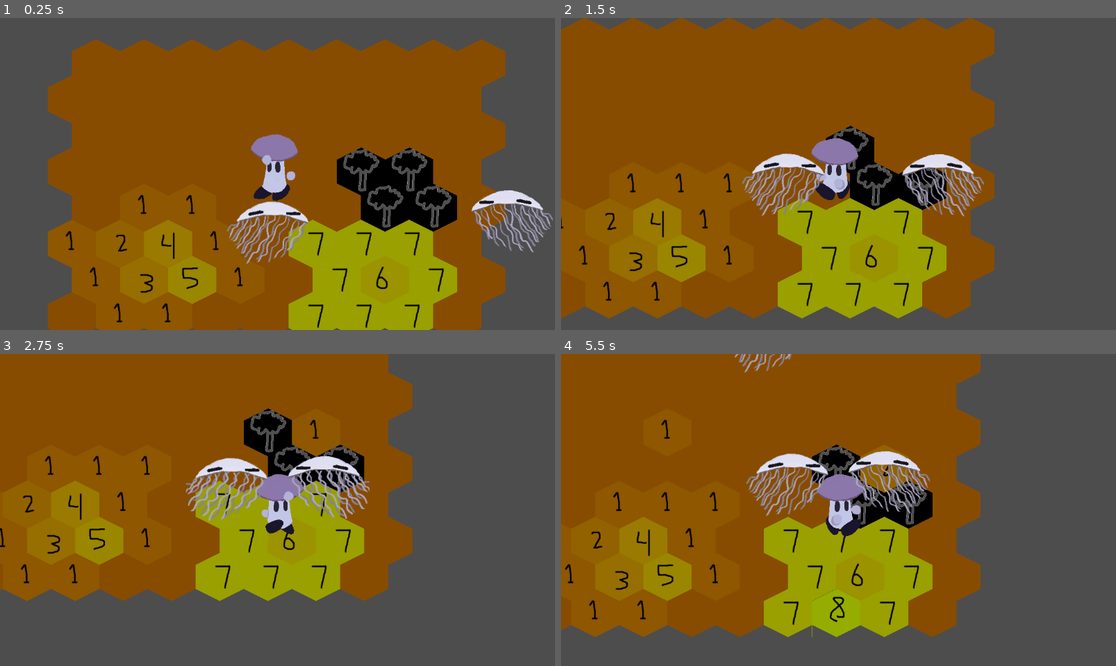
Above: before the commit, frames 1-4 (two rows, left to right).
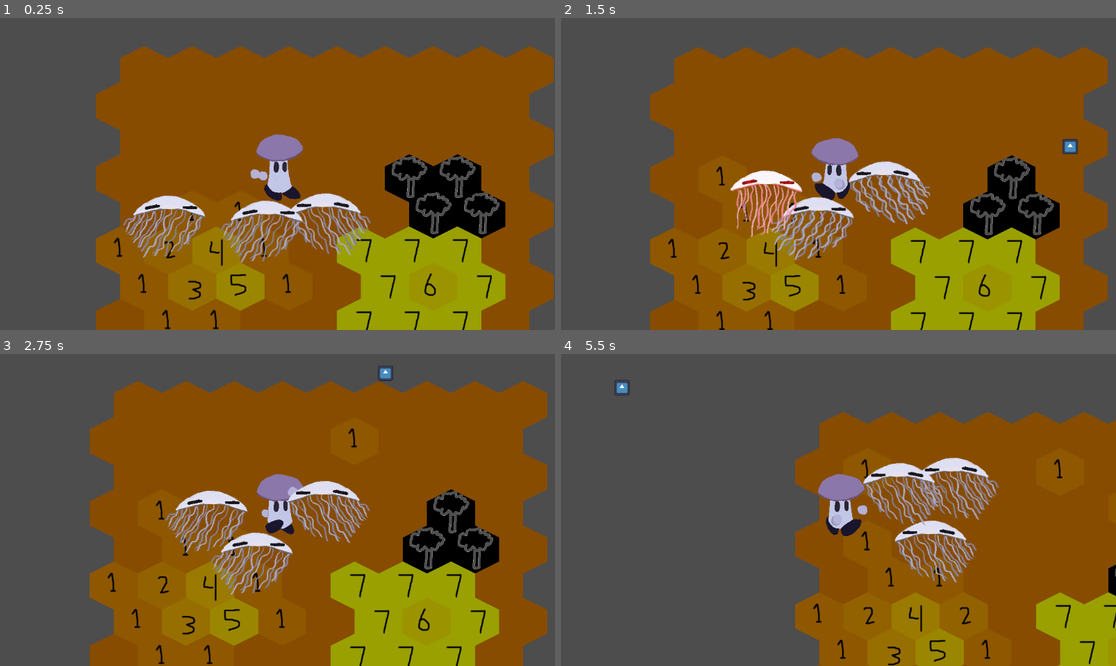
Above: after the commit, the same moments.

Repository: VideoJams/PixelGameJam2025
Game: Godot game, scene res://scenes/world.tscn
Same seed, same stepped clock (60 frames per second), same inputs: the game is played once before the commit and once after it. The engine's default icon, where the game draws it, is replaced by a stand-in: a white triangle on a blue panel in a dark square.
Inputs (mouse positions are in pixels of both pictures, inside the frame that each line leads up to):
- Up to frame 1 (0.25 s): no input
- Up to frame 2 (1.5 s): move the mouse to (960, 158) at 0.52 s; hold D (right) 0.53-1.28 s; click (960, 158) at 0.6 s; move the mouse to (727, 189) at 1.27 s; hold S (down) from 1.28 s (still down); click (727, 189) at 1.35 s
- Up to frame 3 (2.75 s): move the mouse to (333, 441) at 2.02 s; release S (down) at 2.03 s; hold D (right) from 2.03 s (still down); click (333, 441) at 2.1 s
- Up to frame 4 (5.5 s): move the mouse to (810, 572) at 2.77 s; release D (right) at 2.78 s; hold W (up) 2.78-3.53 s; click (810, 572) at 2.85 s; move the mouse to (1005, 556) at 3.52 s; hold A (left) 3.53-5.03 s; click (1005, 556) at 3.6 s; move the mouse to (672, 463) at 4.27 s; click (672, 463) at 4.35 s; move the mouse to (866, 510) at 5.02 s; hold S (down) from 5.03 s (still down); click (866, 510) at 5.1 s

The runs differ from the first frame. In frame 1, 36% of the frame differs, in the area x 8-100%, y 6-100%; in frame 2, 63%; in frame 3, 68%; in frame 4, 82%, in the area x 0-100%, y 0-100%.

Commit message:
enemy state machine, can kill/damage them

Diff:
--- a/Scenes/enemy.tscn
+++ b/Scenes/enemy.tscn
@@ -8,3 +8,5 @@
 [node name="AnimatedSprite2D" type="AnimatedSprite2D" parent="."]
 
 [node name="CollisionShape2D" type="CollisionShape2D" parent="."]
+
+[connection signal="animation_finished" from="AnimatedSprite2D" to="." method="_on_animated_sprite_2d_animation_finished"]
--- a/Scenes/floater.tscn
+++ b/Scenes/floater.tscn
@@ -1,12 +1,38 @@
-[gd_scene load_steps=7 format=3 uid="uid://wt4yof7mqoyk"]
+[gd_scene load_steps=13 format=3 uid="uid://wt4yof7mqoyk"]
 
 [ext_resource type="PackedScene" uid="uid://er64geh448yl" path="res://Scenes/enemy.tscn" id="1_7658v"]
 [ext_resource type="Script" uid="uid://dld2tlivxdduc" path="res://Scripts/floater.gd" id="2_qt4hv"]
+[ext_resource type="Texture2D" uid="uid://djnjuftevggih" path="res://Assets/Enemies/Shooter/ShooterDeath1.png" id="3_bxlf7"]
 [ext_resource type="Texture2D" uid="uid://cei03f8ioymlt" path="res://Assets/Enemies/Floater/FloatyMove1.png" id="3_xqj1n"]
+[ext_resource type="Texture2D" uid="uid://byiu3408dqmkd" path="res://Assets/Enemies/Shooter/ShooterDeath2.png" id="4_l8orq"]
 [ext_resource type="Texture2D" uid="uid://dmuqwe4ci3vxo" path="res://Assets/Enemies/Floater/FloatyMove2.png" id="4_pd32t"]
+[ext_resource type="Texture2D" uid="uid://bfpuyfdrqkrto" path="res://Assets/Enemies/Shooter/ShooterDeath3.png" id="5_3c8bm"]
+[ext_resource type="Texture2D" uid="uid://c011h68cgx552" path="res://Assets/Enemies/Floater/FloatyDamage.png" id="5_xqj1n"]
+[ext_resource type="Texture2D" uid="uid://bkonmysfp7nx1" path="res://Assets/Enemies/Shooter/ShooterDeath4.png" id="6_nn38f"]
+[ext_resource type="Texture2D" uid="uid://b1bm3cff436ex" path="res://Assets/Enemies/Shooter/ShooterDeath5.png" id="7_6g4rh"]
 
 [sub_resource type="SpriteFrames" id="SpriteFrames_p8xcf"]
 animations = [{
+"frames": [{
+"duration": 1.0,
+"texture": ExtResource("3_bxlf7")
+}, {
+"duration": 1.0,
+"texture": ExtResource("4_l8orq")
+}, {
+"duration": 1.0,
+"texture": ExtResource("5_3c8bm")
+}, {
+"duration": 1.0,
+"texture": ExtResource("6_nn38f")
+}, {
+"duration": 1.0,
+"texture": ExtResource("7_6g4rh")
+}],
+"loop": false,
+"name": &"death",
+"speed": 5.0
+}, {
 "frames": [{
 "duration": 2.0,
 "texture": ExtResource("3_xqj1n")
@@ -17,6 +43,14 @@
 "loop": true,
 "name": &"move",
 "speed": 5.0
+}, {
+"frames": [{
+"duration": 1.0,
+"texture": ExtResource("5_xqj1n")
+}],
+"loop": true,
+"name": &"take_damage",
+"speed": 5.0
 }]
 
 [sub_resource type="CapsuleShape2D" id="CapsuleShape2D_5kk1j"]
@@ -25,16 +59,15 @@
 
 [node name="Floater" instance=ExtResource("1_7658v")]
 script = ExtResource("2_qt4hv")
-hit_points = 50
-move_speed = 100
-attack_damage = 69
-growth_on_death = 10
+hit_points = 50.0
+move_speed = 100.0
+attack_damage = 20.0
+growth_on_death = 5
 
 [node name="AnimatedSprite2D" parent="." index="0"]
 sprite_frames = SubResource("SpriteFrames_p8xcf")
-animation = &"move"
+animation = &"death"
 autoplay = "move"
-frame_progress = 0.276776
 
 [node name="CollisionShape2D" parent="." index="1"]
 shape = SubResource("CapsuleShape2D_5kk1j")
--- a/Scenes/mushie.tscn
+++ b/Scenes/mushie.tscn
@@ -6,7 +6,7 @@
 [ext_resource type="Texture2D" uid="uid://cgs6c00d70y5b" path="res://Assets/Mushie/WalkRight1.png" id="3_448ka"]
 [ext_resource type="Texture2D" uid="uid://sng515waucud" path="res://Assets/Mushie/WalkRight2.png" id="4_jwnhi"]
 [ext_resource type="Texture2D" uid="uid://ct0qpyfjo42en" path="res://Assets/Mushie/WalkRight3.png" id="5_l8eyo"]
-[ext_resource type="Texture2D" uid="uid://bxb1mqk7kgngr" path="res://Assets/Mushie/ShootinHand.png" id="6_678c6"]
+[ext_resource type="Texture2D" uid="uid://p8rl5k20nmr1" path="res://Assets/Mushie/ShootinHand2.png" id="7_448ka"]
 
 [sub_resource type="SpriteFrames" id="SpriteFrames_5qxbh"]
 animations = [{
@@ -56,8 +56,12 @@
 shape = SubResource("CapsuleShape2D_26utk")
 
 [node name="HandSprite" type="Sprite2D" parent="."]
-texture = ExtResource("6_678c6")
+position = Vector2(2, 0)
+scale = Vector2(1.04348, 1)
+texture = ExtResource("7_448ka")
 
-[node name="Marker2D" type="Marker2D" parent="."]
+[node name="Marker2D" type="Marker2D" parent="HandSprite"]
+position = Vector2(50, 0)
+scale = Vector2(0.958333, 1)
 
 [node name="Camera2D" type="Camera2D" parent="."]
--- /dev/null
+++ b/Scenes/pellet.tscn
@@ -0,0 +1,18 @@
+[gd_scene load_steps=4 format=3 uid="uid://cpg2dgrdh07fg"]
+
+[ext_resource type="Script" uid="uid://dmh4gfqatsok1" path="res://Scripts/pellet.gd" id="1_3383t"]
+[ext_resource type="Texture2D" uid="uid://bwvldlonqcxn8" path="res://Assets/Very Important/icon.svg" id="2_w8cbf"]
+
+[sub_resource type="CapsuleShape2D" id="CapsuleShape2D_ehlla"]
+
+[node name="pellet" type="Area2D"]
+script = ExtResource("1_3383t")
+
+[node name="Sprite2D" type="Sprite2D" parent="."]
+scale = Vector2(0.25, 0.25)
+texture = ExtResource("2_w8cbf")
+
+[node name="CollisionShape2D" type="CollisionShape2D" parent="."]
+shape = SubResource("CapsuleShape2D_ehlla")
+
+[connection signal="body_entered" from="." to="." method="_on_body_entered"]
--- a/Scripts/enemy.gd
+++ b/Scripts/enemy.gd
@@ -1,27 +1,70 @@
 class_name Enemy extends CharacterBody2D
 
-@export var hit_points: int
-@export var move_speed: int
-@export var attack_damage: int
+@onready var player = get_tree().get_current_scene().get_node("Mushie")
+@onready var tilemap = get_tree().get_current_scene().get_node("TileMapLayer")
+
+@export var hit_points: float
+@export var move_speed: float
+@export var attack_damage: float
 @export var growth_on_death: int
 @export var has_ranged_attack: bool
 
-func move_towards_player(speed: int) -> void:
-	var player = get_tree().get_current_scene().get_node("Mushie")
-	if player:
-		var direction = (player.global_position - global_position).normalized()
-		velocity = direction * speed
-		move_and_slide()
+signal enemy_dead(growth_on_death: int)
 
-		# Flip sprite depending on direction
-		var sprite = $AnimatedSprite2D
-		sprite.flip_h = player.global_position.x > global_position.x
+enum State { MOVING, ATTACKING, TAKING_DAMAGE, DEAD }
 
-func take_damage(dmg:int):
-	pass
+var state: State = State.MOVING
+var damage_timer := 0.0
+var damage_duration := 0.2  # Seconds of hit freeze
 
-func die(growth_on_death:int):
-	pass
+func _physics_process(delta: float) -> void:
+	match state:
+		State.MOVING:
+			$AnimatedSprite2D.play("move")
+			var direction = (player.global_position - global_position).normalized()
+			velocity = direction * move_speed
+		State.ATTACKING:
+			# Stop movement while attacking (attack logic goes elsewhere)
+			velocity = Vector2.ZERO
+		State.TAKING_DAMAGE:
+			velocity = Vector2.ZERO
+			damage_timer -= delta
+			$AnimatedSprite2D.play("take_damage")
+			if damage_timer <= 0.0:
+				state = State.MOVING
+		State.DEAD:
+			$AnimatedSprite2D.play("death")
+			velocity = Vector2.ZERO
+	$AnimatedSprite2D.flip_h = player.global_position.x > global_position.x
+	move_and_slide()
 
-func attack(attack_damage:int):
-	pass
+#func move_towards_player(speed: float) -> void:
+	#var player = get_tree().get_current_scene().get_node("Mushie")
+	#if player:
+		#var direction = (player.global_position - global_position).normalized()
+		#velocity = direction * speed
+		#$AnimatedSprite2D.flip_h = player.global_position.x > global_position.x
+		#move_and_slide()
+
+func take_damage(dmg: float) -> void:
+	if state != State.TAKING_DAMAGE:
+		hit_points -= dmg
+		if hit_points <= 0:
+			state = State.DEAD
+		else:
+			state = State.TAKING_DAMAGE
+			damage_timer = damage_duration
+
+
+func create_growth(growth_on_death: int) -> void:
+	var enemy_global_pos = global_position
+	var local_pos = tilemap.to_local(enemy_global_pos)
+	var cell: Vector2i = tilemap.local_to_map(local_pos)
+	emit_signal("enemy_death")
+	#apply_growth_at_cell(cell, growth_on_death)
+	queue_free()
+
+
+func _on_animated_sprite_2d_animation_finished() -> void:
+	if $AnimatedSprite2D.animation == "death":
+		create_growth(growth_on_death)
--- a/Scripts/floater.gd
+++ b/Scripts/floater.gd
@@ -1,4 +1,4 @@
 class_name Floater extends Enemy
 
-func _physics_process(delta: float) -> void:
-	move_towards_player(move_speed)
+func attack(damage):
+	pass
--- a/Scripts/mushie.gd
+++ b/Scripts/mushie.gd
@@ -1,19 +1,31 @@
 extends CharacterBody2D
 
-@export
-var moveSpeed = 200
+@onready var pellet_scene: PackedScene = preload("res://Scenes/pellet.tscn")
+
+@export var moveSpeed = 200.0
+@export var health = 250.0
+@export var damage = 10.0
 
 func _physics_process(delta: float) -> void:
 	_handle_input(delta)
 	_handle_animation()
 	move_and_slide()
 
-func _handle_input(delta: float) -> void:
+func _handle_input(delta: float):
 	var inputVector = Vector2.ZERO
 	inputVector.x = Input.get_axis("left", "right")
 	inputVector.y = Input.get_axis("up", "down")
-	if inputVector.length() > 0: inputVector = inputVector.normalized()
+	if inputVector.length() > 0:
+		inputVector = inputVector.normalized()
 	velocity = inputVector * moveSpeed
+
+	if Input.is_action_just_pressed("click"):
+		var pellet_instance = pellet_scene.instantiate()
+		pellet_instance.global_position = $HandSprite/Marker2D.global_position
+		pellet_instance.target_position = get_global_mouse_position()
+		pellet_instance.damage = damage
+		get_tree().current_scene.add_child(pellet_instance)
+
 
 func _handle_animation():
 	if velocity.length() > 0:
--- /dev/null
+++ b/Scripts/pellet.gd
@@ -0,0 +1,18 @@
+extends Area2D
+
+@export var move_speed: float = 500.0
+var target_position: Vector2
+var direction: Vector2
+var damage: float
+
+func _ready() -> void:
+	direction = (target_position - global_position).normalized()
+
+func _physics_process(delta: float) -> void:
+	position += direction * move_speed * delta
+
+
+func _on_body_entered(body: Node2D) -> void:
+	if body.has_method("take_damage"):
+		body.take_damage(damage)
+		queue_free()
--- a/Scripts/world.gd
+++ b/Scripts/world.gd
@@ -1,6 +1,8 @@
 extends Node2D
 
 @onready var tilemap: TileMapLayer = $TileMapLayer
+
+
 
 func _unhandled_input(event: InputEvent) -> void:
 	if Input.is_action_just_pressed("click"):
--- a/scenes/world.tscn
+++ b/scenes/world.tscn
@@ -189,10 +189,7 @@
 position = Vector2(4, -108)
 
 [node name="Floater" parent="." instance=ExtResource("4_8j60k")]
-position = Vector2(500, 0)
 
 [node name="Floater2" parent="." instance=ExtResource("4_8j60k")]
 
 [node name="Floater3" parent="." instance=ExtResource("4_8j60k")]
-position = Vector2(0, -500)
-move_speed = 25
Binary file added: Assets/Enemies/Floater/FloatyDamage.png
Not shown, added: Assets/Enemies/Floater/FloatyDamage.png.import
Binary file added: Assets/Mushie/ShootinHand2.png
Not shown, added: Assets/Mushie/ShootinHand2.png.import
Not shown, added: Scripts/pellet.gd.uid
